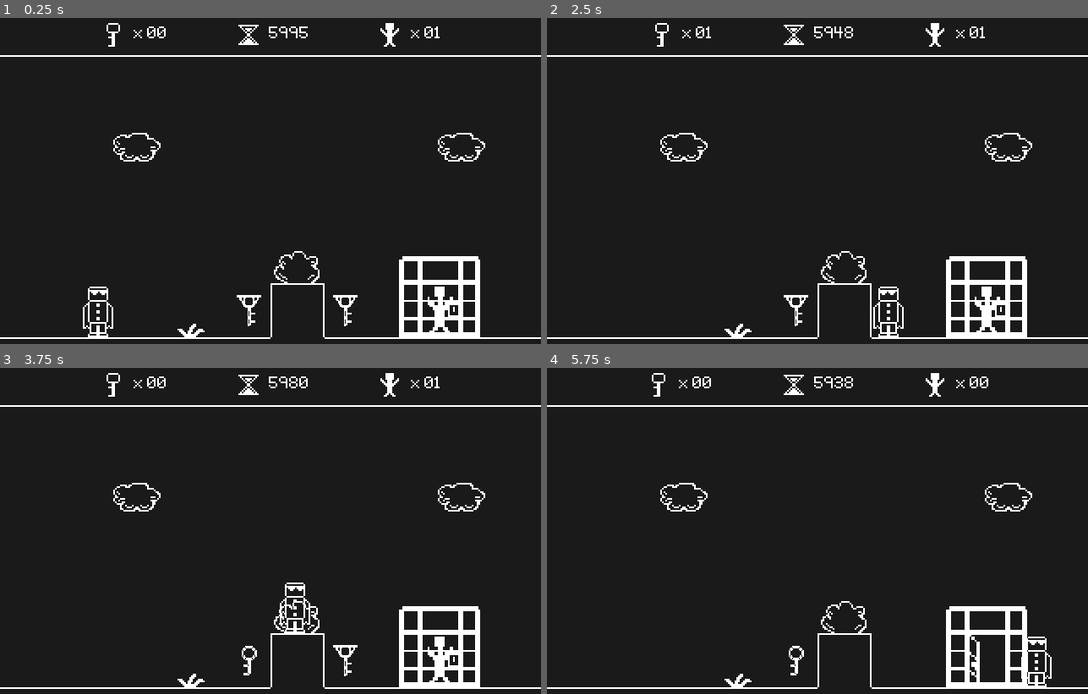
Above: before the commit, frames 1-4 (two rows, left to right).
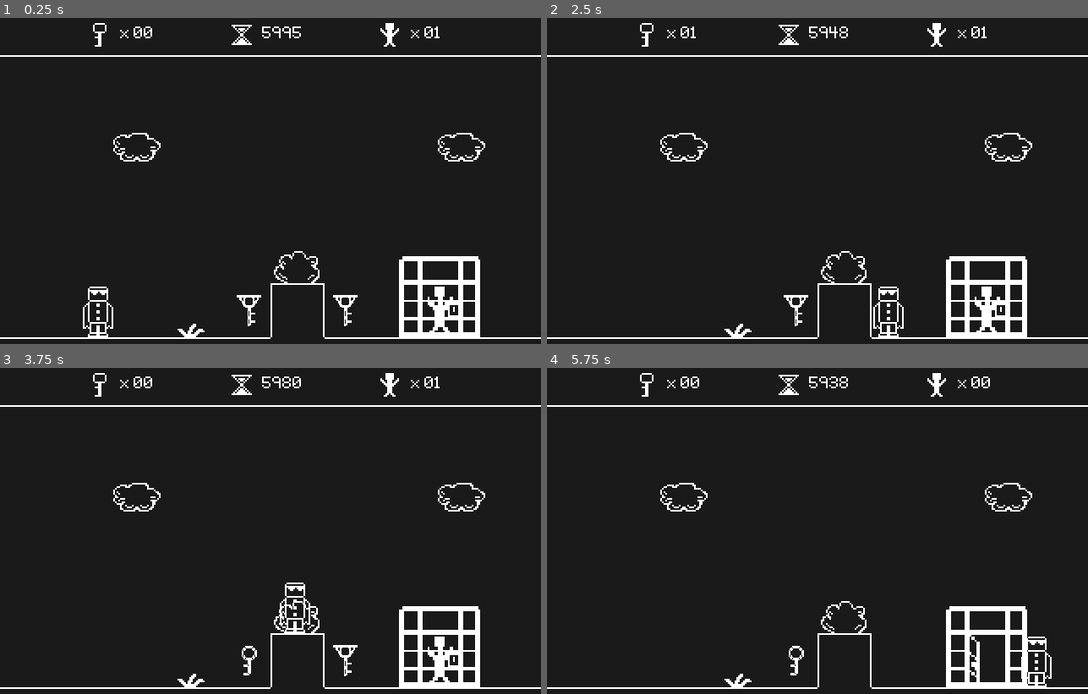
Above: after the commit, the same moments.

Repository: Kiel97/bialjam2019
Game: Godot game, scene res://Levels/Level.tscn
Two runs of this game, one before a commit and one after it. Both use one fixed random seed, a clock stepped at 60 frames per second and the inputs below.
Inputs:
- Up to frame 1 (0.25 s): no input
- Up to frame 2 (2.5 s): tap Enter at 0.5 s; hold Right (move_right) 0.53-2.03 s; tap Up (jump) at 0.77, 1.52 s; hold Left (move_left) from 2.03 s (still down)
- Up to frame 3 (3.75 s): tap R (retry) at 2.75 s; release Left (move_left) at 2.78 s; hold Right (move_right) from 2.78 s (still down); tap Up (jump) at 3.02 s
- Up to frame 4 (5.75 s): tap Up (jump) at 3.77, 4.52 s; release Right (move_right) at 4.28 s; hold Left (move_left) 4.28-5.03 s; hold Right (move_right) from 5.03 s (still down)

The runs differ from the first frame. In frame 1, 0.5% of the frame differs, in the area x 17-57%, y 1-9%; in frame 2, 0.6%; in frame 3, 0.5%; in frame 4, 0.7%, in the area x 17-82%, y 1-9%.

Commit message:
"Stabilized" counters so they don't have to size all time

Diff:
--- a/Bialjam2019/HUD/HUD.tscn
+++ b/Bialjam2019/HUD/HUD.tscn
@@ -32,13 +32,13 @@
 margin_bottom = 21.0
 
 [node name="HBoxContainer" type="HBoxContainer" parent="PanelContainer/VBoxContainer/CenterContainer"]
-margin_left = 57.0
-margin_right = 263.0
+margin_left = 51.0
+margin_right = 269.0
 margin_bottom = 16.0
 custom_constants/separation = 40
 
 [node name="KeysCollected" type="HBoxContainer" parent="PanelContainer/VBoxContainer/CenterContainer/HBoxContainer"]
-margin_right = 40.0
+margin_right = 44.0
 margin_bottom = 16.0
 
 [node name="KeyIcon" type="TextureRect" parent="PanelContainer/VBoxContainer/CenterContainer/HBoxContainer/KeysCollected"]
@@ -49,14 +49,15 @@
 [node name="KeyCounter" type="Label" parent="PanelContainer/VBoxContainer/CenterContainer/HBoxContainer/KeysCollected"]
 margin_left = 20.0
 margin_top = 3.0
-margin_right = 40.0
+margin_right = 44.0
 margin_bottom = 13.0
+rect_min_size = Vector2( 24, 10 )
 custom_fonts/font = ExtResource( 3 )
 text = "x 00"
 
 [node name="TimeCounter" type="HBoxContainer" parent="PanelContainer/VBoxContainer/CenterContainer/HBoxContainer"]
-margin_left = 80.0
-margin_right = 124.0
+margin_left = 84.0
+margin_right = 132.0
 margin_bottom = 16.0
 
 [node name="TimeIcon" type="TextureRect" parent="PanelContainer/VBoxContainer/CenterContainer/HBoxContainer/TimeCounter"]
@@ -67,14 +68,15 @@
 [node name="TimeLeft" type="Label" parent="PanelContainer/VBoxContainer/CenterContainer/HBoxContainer/TimeCounter"]
 margin_left = 20.0
 margin_top = 3.0
-margin_right = 44.0
+margin_right = 48.0
 margin_bottom = 13.0
+rect_min_size = Vector2( 28, 10 )
 custom_fonts/font = ExtResource( 3 )
 text = "9999"
 
 [node name="PrisonersCounter" type="HBoxContainer" parent="PanelContainer/VBoxContainer/CenterContainer/HBoxContainer"]
-margin_left = 164.0
-margin_right = 206.0
+margin_left = 172.0
+margin_right = 218.0
 margin_bottom = 16.0
 
 [node name="PrisonerIcon" type="TextureRect" parent="PanelContainer/VBoxContainer/CenterContainer/HBoxContainer/PrisonersCounter"]
@@ -85,8 +87,9 @@
 [node name="PrisonersLeft" type="Label" parent="PanelContainer/VBoxContainer/CenterContainer/HBoxContainer/PrisonersCounter"]
 margin_left = 20.0
 margin_top = 3.0
-margin_right = 42.0
+margin_right = 46.0
 margin_bottom = 13.0
+rect_min_size = Vector2( 26, 10 )
 custom_fonts/font = ExtResource( 3 )
 text = " x 00"
 
